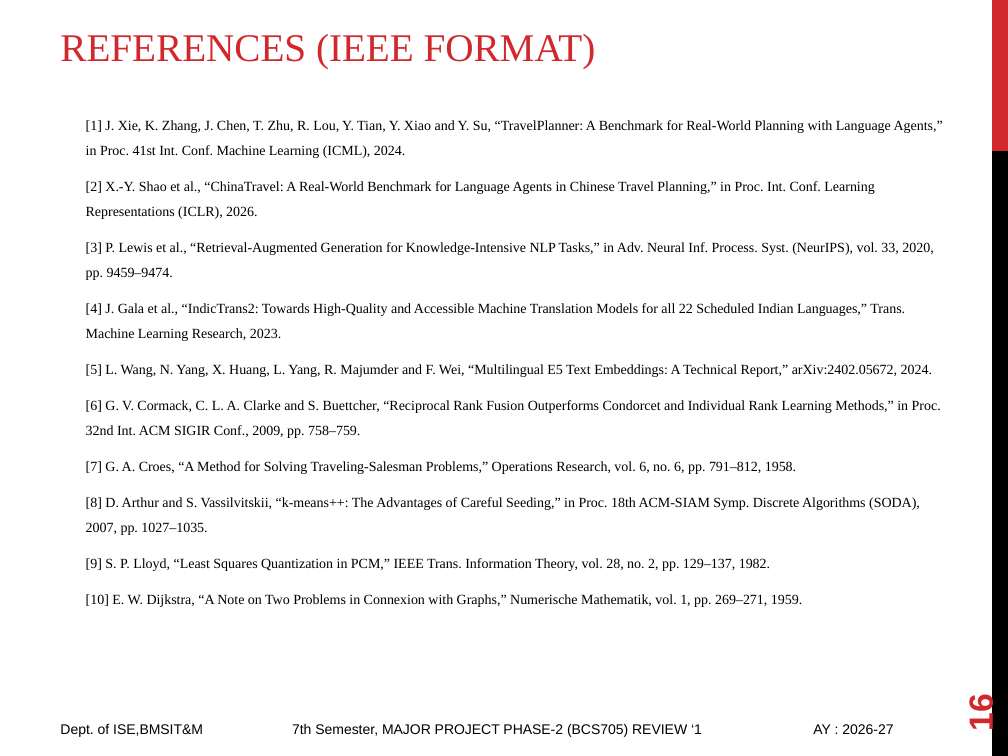
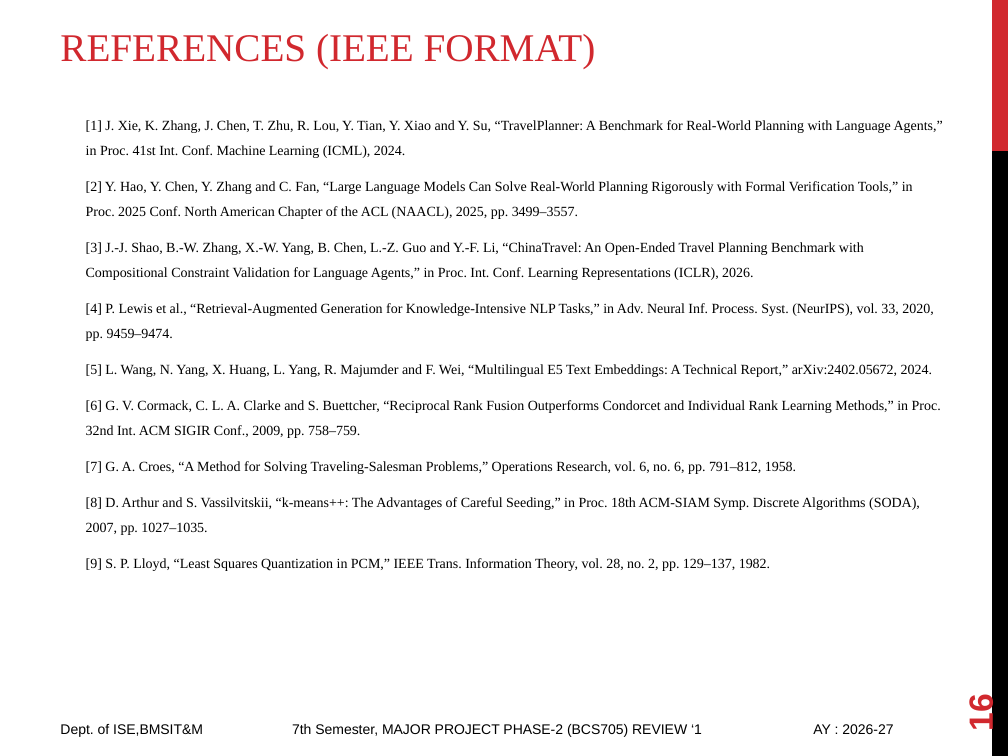
Before and after one commit to Pushkar69RS/NovaTripAI, a slide deck: slide 16 of docs/review1/Travel_Yantra_Phase2_Review1.pptx. Drawn at 1008x756 pixels with LibreOffice and Linux fonts; fonts in the diff are those of the drawing. Boxes give left, top, right and bottom in pixels: in the first picture for what was removed or moved away, otherwise in the second. Text is boxed around its words. In the diff, an @@ line names an element or a change of style, - is before the commit and + after.

```diff
--- a/docs/review1/Travel_Yantra_Phase2_Review1.pptx
+++ b/docs/review1/Travel_Yantra_Phase2_Review1.pptx
@@ text at <box>86,181,933,341</box>: text changed @@
-[2] X.-Y. Shao et al., “ChinaTravel: A Real-World Benchmark for Language Agents in Chinese Travel Planning,” in Proc. Int. Conf. Learning Representations (ICLR), 2026.
-[3] P. Lewis et al., “Retrieval-Augmented Generation for Knowledge-Intensive NLP Tasks,” in Adv. Neural Inf. Process. Syst. (NeurIPS), vol. 33, 2020, pp. 9459–9474.
-[4] J. Gala et al., “IndicTrans2: Towards High-Quality and Accessible Machine Translation Models for all 22 Scheduled Indian Languages,” Trans. Machine Learning Research, 2023.
+[2] Y. Hao, Y. Chen, Y. Zhang and C. Fan, “Large Language Models Can Solve Real-World Planning Rigorously with Formal Verification Tools,” in Proc. 2025 Conf. North American Chapter of the ACL (NAACL), 2025, pp. 3499–3557.
+[3] J.-J. Shao, B.-W. Zhang, X.-W. Yang, B. Chen, L.-Z. Guo and Y.-F. Li, “ChinaTravel: An Open-Ended Travel Planning Benchmark with Compositional Constraint Validation for Language Agents,” in Proc. Int. Conf. Learning Representations (ICLR), 2026.
+[4] P. Lewis et al., “Retrieval-Augmented Generation for Knowledge-Intensive NLP Tasks,” in Adv. Neural Inf. Process. Syst. (NeurIPS), vol. 33, 2020, pp. 9459–9474.
@@ text at <box>86,594,802,607</box>: paragraph removed @@
-[10] E. W. Dijkstra, “A Note on Two Problems in Connexion with Graphs,” Numerische Mathematik, vol. 1, pp. 269–271, 1959.
```
Also in this commit, not shown: 6 other slides changed, 4 other files.
